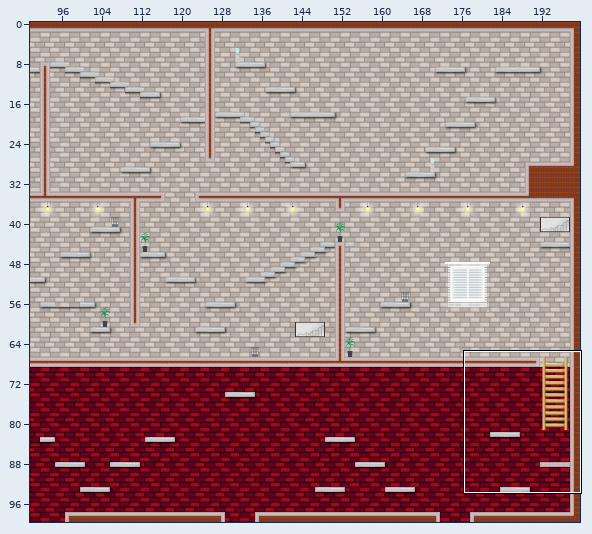
Level history. Tiled map: tilemap.tmx. The picture above shows the old version from afar; the outline marks the close-up.
Close-up. The starting point:
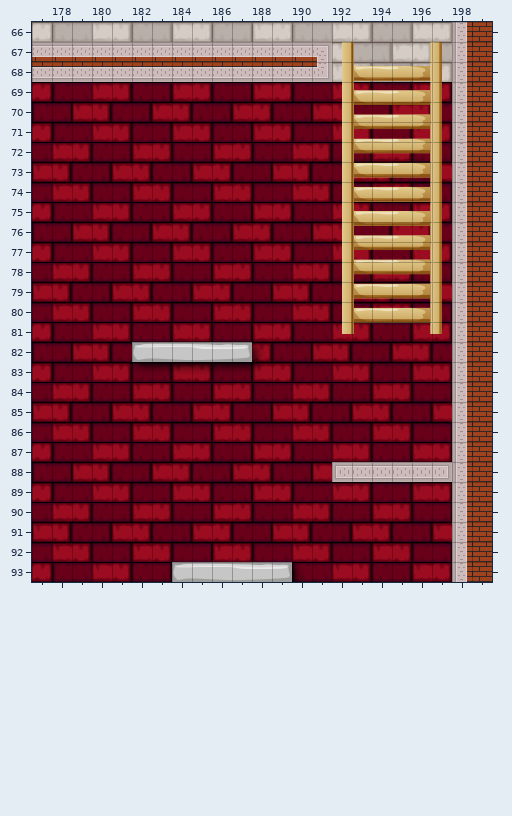
Cells are 20x20 px. Shown: x 177..199, y 66..93. The commit also changed other parts of the map, which this record leaves out. Tiles whose own drawing changed are shown in their newer look in all pictures.
And afterwards:
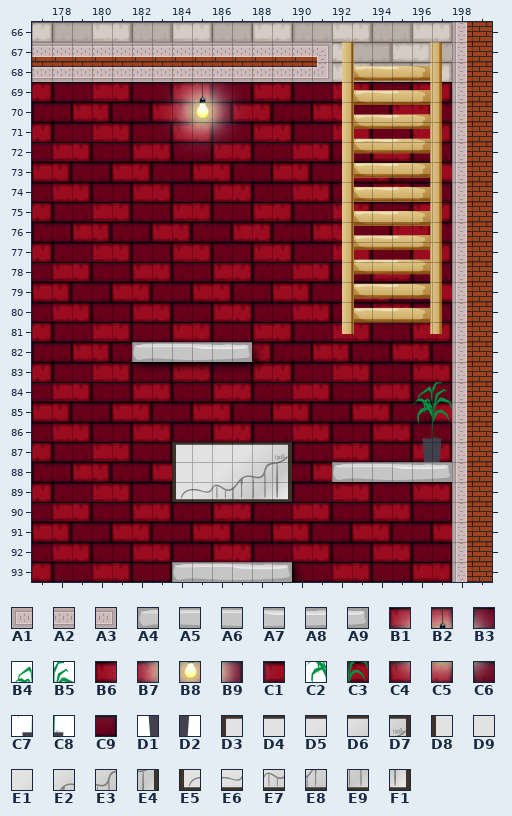
Key: from "Карта": A1 17, A2 18, A3 19, A4 92, A5 93, A6 94, A7 95, A8 96, A9 97, B1 248, B2 249, B3 250, B4 258, B5 259, B6 260, B7 261, B8 262, B9 263, C1 264, C2 271, C3 272, C4 274, C5 275, C6 276, C7 284, C8 285, C9 288, D1 297, D2 298, D3 442, D4 443, D5 445, D6 446, D7 447, D8 455, D9 456, E1 457, E2 458, E3 459, E4 460, E5 468, E6 469, E7 470, E8 471, E9 472, F1 473.
__ is an empty cell.
See-through tiles are keyed as they look on the map.
From old to new:
Layer "objects":
y 88: x 192..197 A1 A2 A2 A2 A2 A3 -> A4 A5 A6 A7 A8 A9
Layer "other":
y 69: x 184..186 __ __ __ -> B1 B2 B3
y 70: x 183..187 __ __ __ __ __ -> B6 B7 B8 B9 C1
y 71: x 184..186 __ __ __ -> C4 C5 C6
y 72: x 185 __ -> C9
y 84: x 196..197 __ __ -> B4 B5
y 85: x 196..197 __ __ -> C2 C3
y 86: x 196..197 __ __ -> C7 C8
y 87: x 184..189 __ __ __ __ __ __ -> D3 D4 D4 D5 D6 D7; x 196..197 __ __ -> D1 D2
y 88: x 184..189 __ __ __ __ __ __ -> D8 D9 E1 E2 E3 E4
y 89: x 184..189 __ __ __ __ __ __ -> E5 E6 E7 E8 E9 F1
Where, in picture pixels (left, top, right, bottom), the same in both close-ups:
added: (163, 82, 241, 151)
changed: (332, 382, 452, 482)
added: (172, 442, 292, 502)
